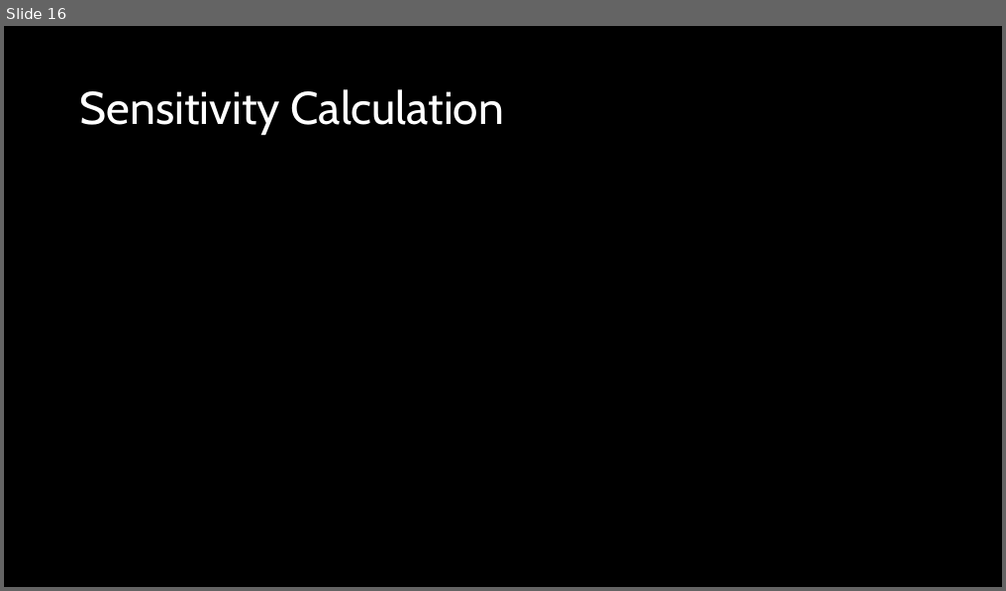
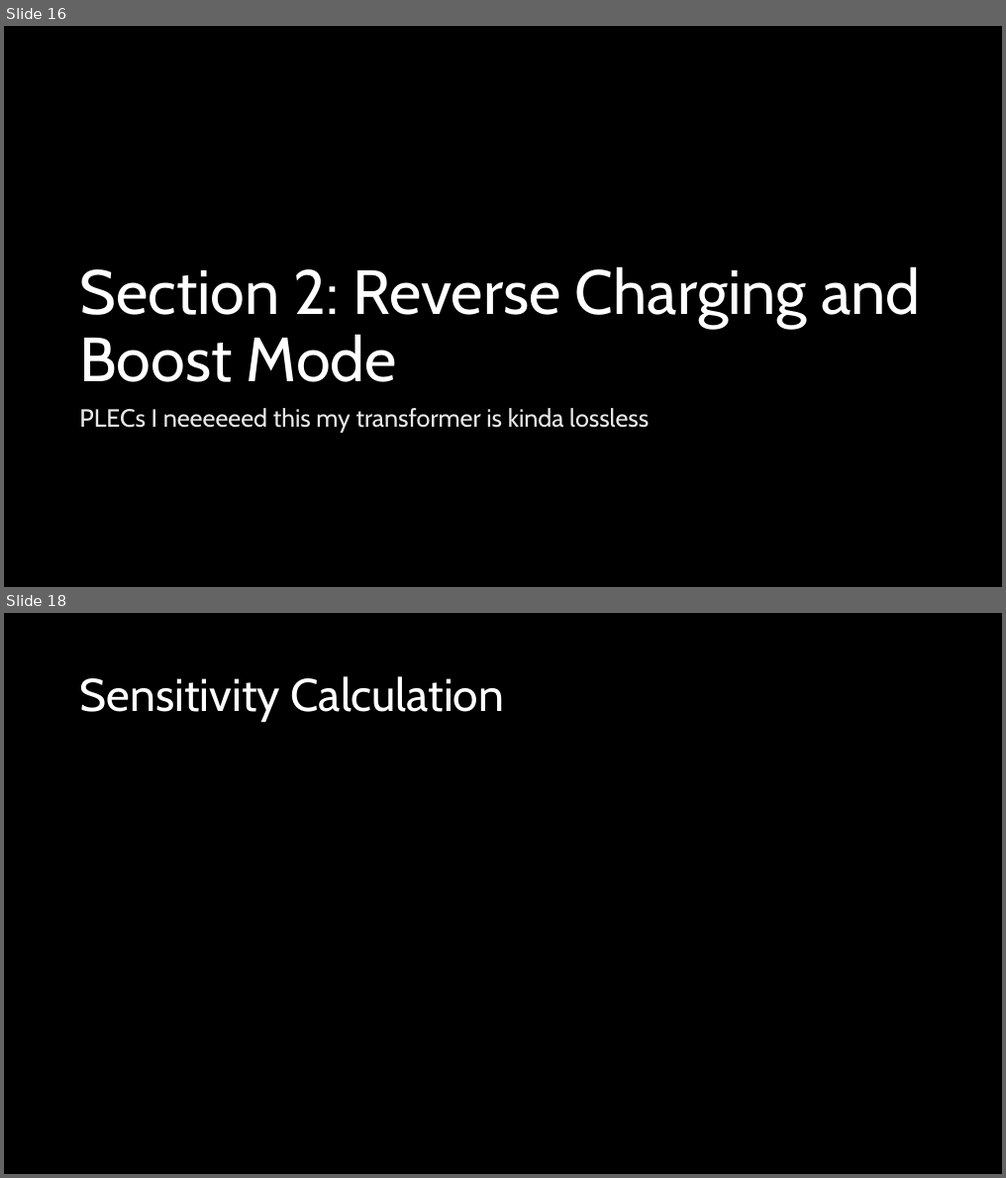
Before and after one commit to ut-ras/rm_electrical-supercap_v2, a slide deck: UT Robomasters – Supercap Power Stage Modeling.pptx. Shown one above the other, each under a label of ours: slide 16 before the commit, slides 16 and 18 after it; the slides between them are not shown. The pictures are 1006x591 and 1006x1178 pixels, drawn with LibreOffice and Linux fonts; fonts in the diff are those of the drawing. Boxes give left, top, right and bottom in pixels: in the first picture for what was removed or moved away, otherwise in the second. Text is boxed around its words. In the diff, an @@ line names an element or a change of style, - is before the commit and + after.

```diff
--- a/UT Robomasters – Supercap Power Stage Modeling.pptx
+++ b/UT Robomasters – Supercap Power Stage Modeling.pptx
@@ slide 16 added at <box>4,26,1002,587</box>, background #000000 @@
@@ title added at <box>79,267,921,382</box>, 60 pt, text #FFFFFF @@
+Section 2: Reverse Charging and Boost Mode
@@ text added at <box>79,408,648,433</box>, 24 pt, text #EAEAEA @@
+PLECs I neeeeeed this my transformer is kinda lossless
@@ what was slide 16 is now slide 18 @@
```
Also in this commit, not shown: 4 slides changed, 1 other slide added, 8 other files.
